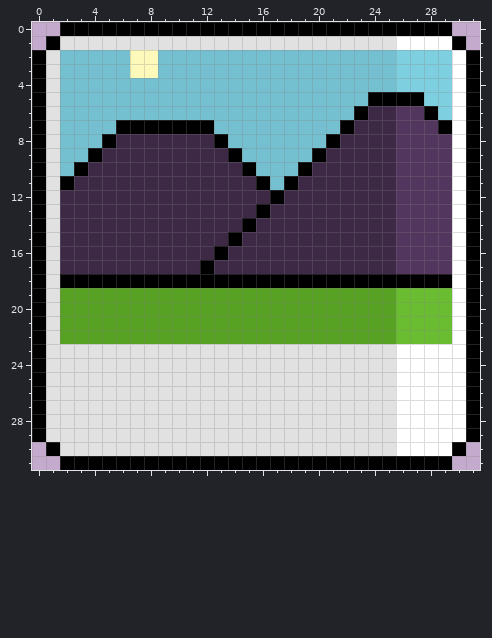
Pixel-art file, stored at Assets/Objects/UI/buttons/BackGrdButton.aseprite. Above: the version before the commit.
32x32 pixels, 1 frame. Colours within 5 levels of each other are drawn and written as one.
The result:
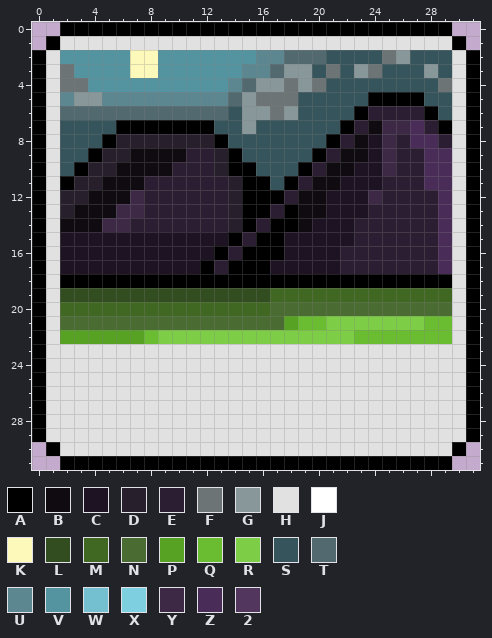
Palette (. is transparent): A #000000  B #0f0b11  C #1d1322  D #281f2c  E #2c1e32  F #6c7475  G #88979a  H #e1e1e1  J #ffffff  K #fcf9ba  L #324d1f  M #406823  N #4a6b31  P #57a123  Q #6abc31  R #7dcd46  S #36545b  T #526a6f  U #5c8790  V #5494a1  W #74c0d0  X #7ed0e1  Y #3d2946  Z #492c57  2 #52365e
The edit:
y 1: x 26..29 JJJJ -> HHHH
y 2: x 2..6 WWWWW -> VVVVV; x 9..30 WWWWWWWWWWWWWWWWWXXXXJ -> VVVVVVVUUTTTSSSSFGSSSH
y 3: x 2..6 WWWWW -> FVVVV; x 9..30 WWWWWWWWWWWWWWWWWXXXXJ -> VVVVVVUUTGGSFSGFSSSGSH
y 4: x 2..30 WWWWWWWWWWWWWWWWWWWWWWWWXXXXJ -> FFVVVVVVVVVVUTGGFGFSSSSSSSSFH
y 5: x 2..23 WWWWWWWWWWWWWWWWWWWWWW -> UGGUUUUUUUUUTGFFFSSSSS; x 28..30 XXJ -> SSH
y 6: x 2..22 WWWWWWWWWWWWWWWWWWWWW -> TTTTTTTTTTTTSGGFGSSSS; x 24..27 YY22 -> EEEE; x 29..30 XJ -> SH
y 7: x 2..5 WWWW -> SSSS; x 13..21 WWWWWWWWW -> SSGSSSSSS; x 23..24 YY -> EB; x 26..28 222 -> YZE; x 30 J -> H
y 8: x 2..4 WWW -> SSS; x 6..12 YYYYYYY -> DDDDDDD; x 14..20 WWWWWWW -> SSSSSSS; x 22..24 YYY -> EBC; x 26..30 2222J -> EZZEH
y 9: x 2..3 WW -> SS; x 5..13 YYYYYYYYY -> DDBBBBEED; x 15..19 WWWWW -> SSSSS; x 21..24 YYYY -> EBBC; x 26..30 2222J -> EEZZH
y 10: x 2 W -> S; x 4..14 YYYYYYYYYYY -> DDBBBBEEEDA; x 16..18 WWW -> SSS; x 20..24 YYYYY -> EBBCC; x 26..30 2222J -> EEZZH
y 11: x 3..15 YYYYYYYYYYYYY -> DDBBBEEEEEEDA; x 17 W -> S; x 19..30 YYYYYYY2222J -> EBBCCCEEEZZH
y 12: x 2..6 YYYYY -> DDBBB; x 8..16 YYYYYYYYY -> EEEEEEDAA; x 18..23 YYYYYY -> EBBCCC; x 25..30 Y2222J -> EEEEZH
y 13: x 2..5 YYYY -> DBBB; x 8..15 YYYYYYYY -> EEEEEEDA; x 17..30 YYYYYYYYY2222J -> EABBCCCEEEEEZH
y 14: x 2..4 YYY -> BBB; x 7..14 YYYYYYYY -> EEEEEEED; x 16..30 YYYYYYYYYY2222J -> EAABCCCEEEEEEZH
y 15: x 2..13 YYYYYYYYYYYY -> CCCCCCCCCCCC; x 15..30 YYYYYYYYYYY2222J -> EAACCCCCEEEEEEZH
y 16: x 2..12 YYYYYYYYYYY -> CCCCCCCCCCC; x 14..30 YYYYYYYYYYYY2222J -> EAAACCCCEEEEEEEZH
y 17: x 2..11 YYYYYYYYYY -> CCCCCCCCCC; x 13..30 YYYYYYYYYYYYY2222J -> EAAACCCCCEEEEEEEZH
y 18: x 30 J -> H
y 19: x 2..30 PPPPPPPPPPPPPPPPPPPPPPPPQQQQJ -> LLLLLLLLLLLLLLLMMMMMMMMMMMMMH
y 20: x 2..30 PPPPPPPPPPPPPPPPPPPPPPPPQQQQJ -> MMMMMMMMMMMMMMMNNNNNNNNNNNNNH
y 21: x 2..17 PPPPPPPPPPPPPPPP -> NNNNNNNNNNNNNNNN; x 19..27 PPPPPPPQQ -> QQRRRRRRR; x 30 J -> H
y 22: x 8..25 PPPPPPPPPPPPPPPPPP -> QRRRRRRRRRRRRRRQQQ; x 30 J -> H
y 23..29: x 26..30 JJJJJ -> HHHHH
y 30: x 26..29 JJJJ -> HHHH
Where, in picture pixels (left, top, right, bottom), the same in both pictures:
changed: (60, 36, 466, 456)
